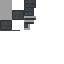
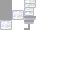
Before/after of a 64 × 64 layered artwork. What changed in the layer stack:
hid "gray wool" over [0, 0, 36, 31]
